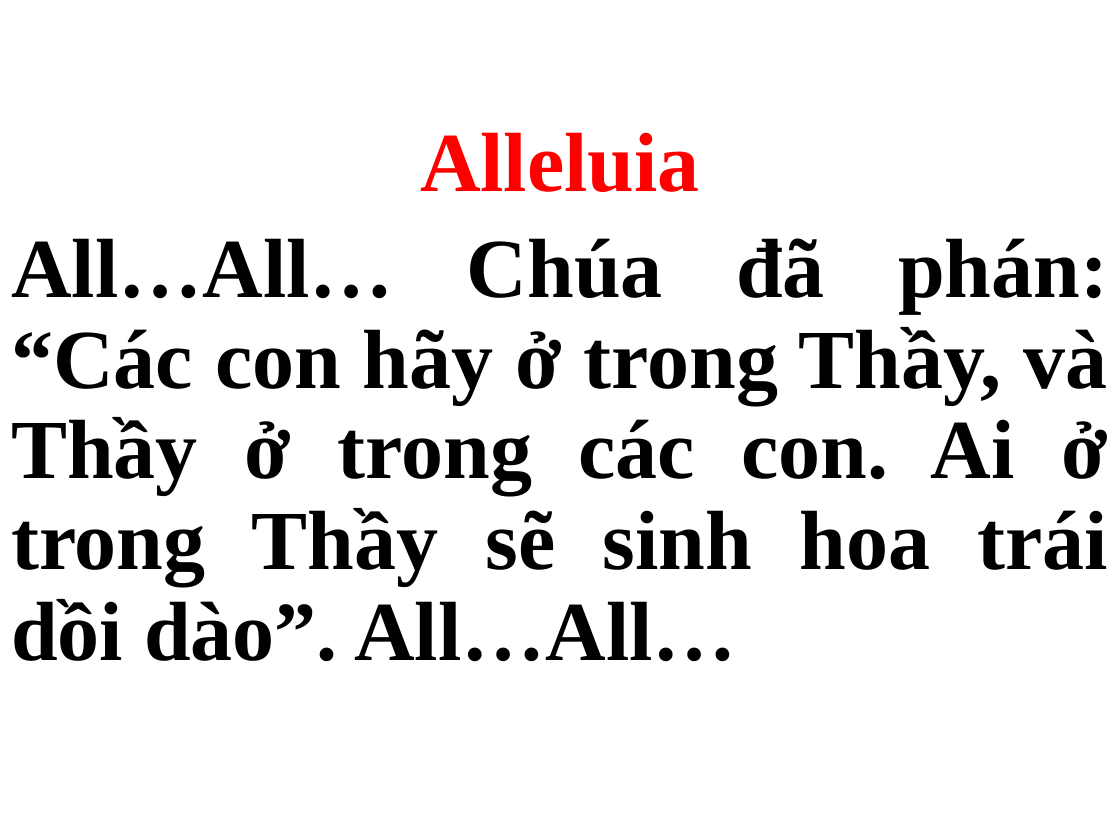
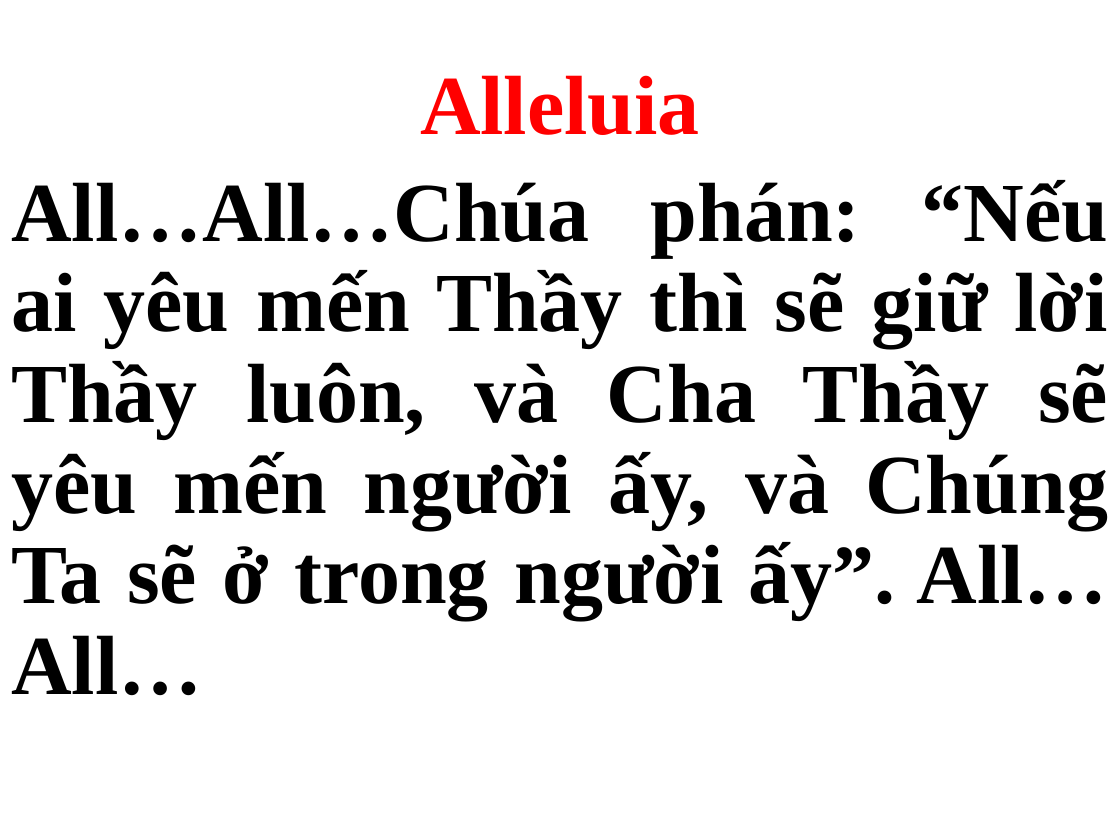
Before and after one commit to webfullstack99/usb-songs, a slide deck: slide 45 of CN.pptx (slide 44 before the commit). Drawn at 1120x840 pixels with LibreOffice and Linux fonts; fonts in the diff are those of the drawing. Boxes give left, top, right and bottom in pixels: in the first picture for what was removed or moved away, otherwise in the second. Text is boxed around its words. In the diff, an @@ line names an element or a change of style, - is before the commit and + after.

```diff
--- a/CN.pptx
+++ b/CN.pptx
@@ subtitle "Alleluia": place and size @@
-subtitle "Alleluia" at [11, 132, 1108, 662]
+subtitle "Alleluia" at [11, 75, 1109, 696]
@@ subtitle at [11, 180, 1109, 696]: text changed; text colour #1F1F1F to #000000 @@
-All…All… Chúa đã phán: “Các con hãy ở trong Thầy, và Thầy ở trong các con. Ai ở trong Thầy sẽ sinh hoa trái dồi dào”. All…All…
+All…All…Chúa phán: “Nếu ai yêu mến Thầy thì sẽ giữ lời Thầy luôn, và Cha Thầy sẽ yêu mến người ấy, và Chúng Ta sẽ ở trong người ấy”. All…All…
```
Also in this commit, not shown: 27 other slides changed, 36 slides added, 36 slides removed.
